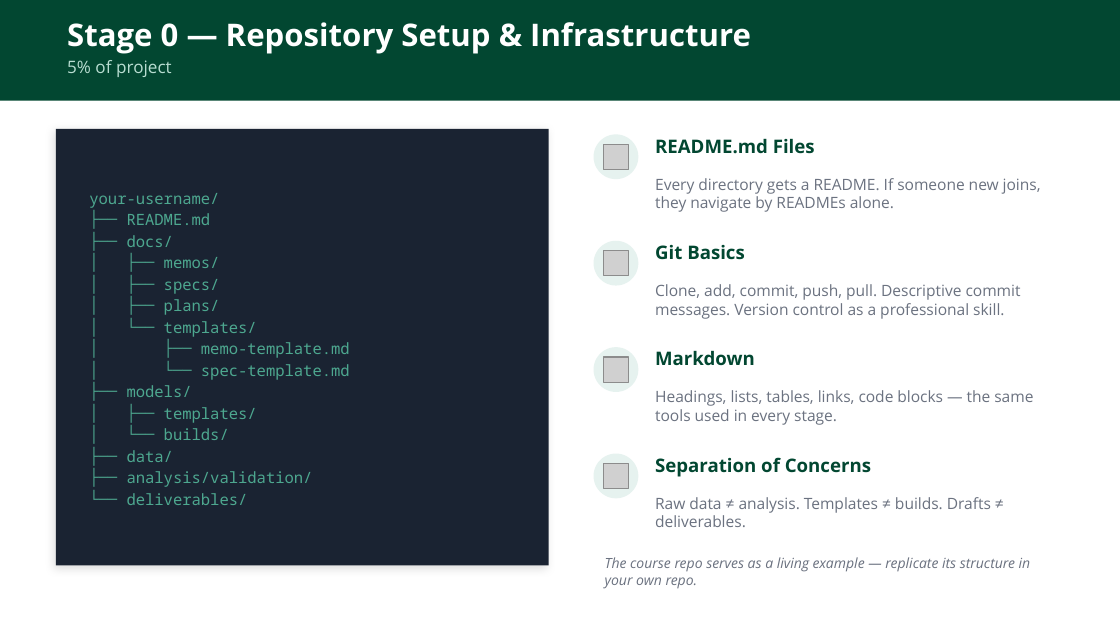
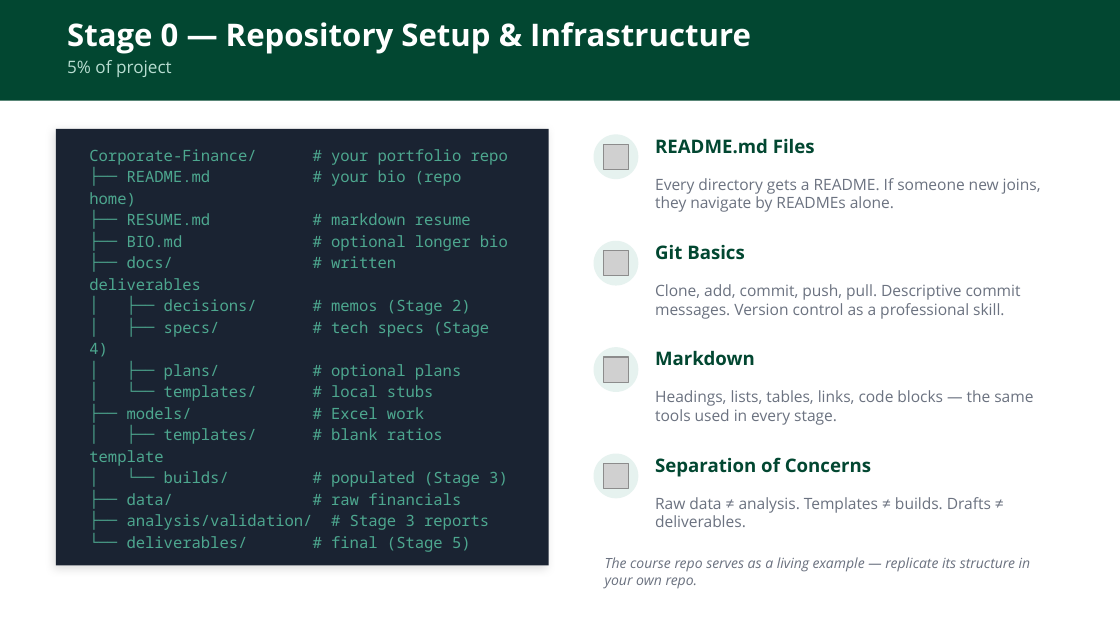
Before and after one commit to adamwstauffer/shidler, a slide deck: slide 7 of courses/BUS-629-VEMBA-International-Corporate-Finance/BUS629_AI_Ratios_Project.pptx (slide 5 before the commit). Drawn at 1120x630 pixels with LibreOffice and Linux fonts; fonts in the diff are those of the drawing; grey boxes stand for pictures. Boxes give left, top, right and bottom in pixels: in the first picture for what was removed or moved away, otherwise in the second. Text is boxed around its words. In the diff, an @@ line names an element or a change of style, - is before the commit and + after.

```diff
--- a/courses/BUS-629-VEMBA-International-Corporate-Finance/BUS629_AI_Ratios_Project.pptx
+++ b/courses/BUS-629-VEMBA-International-Corporate-Finance/BUS629_AI_Ratios_Project.pptx
@@ text at (x1=89, y1=149, x2=508, y2=552): text changed @@
-your-username/
-├── README.md
-├── docs/
-│ ├── memos/
-│ ├── specs/
-│ ├── plans/
-│ └── templates/
-│ ├── memo-template.md
-│ └── spec-template.md
-├── models/
-│ ├── templates/
-│ └── builds/
-├── data/
-├── analysis/validation/
-└── deliverables/
+Corporate-Finance/ # your portfolio repo
+├── README.md # your bio (repo home)
+├── RESUME.md # markdown resume
+├── BIO.md # optional longer bio
+├── docs/ # written deliverables
+│ ├── decisions/ # memos (Stage 2)
+│ ├── specs/ # tech specs (Stage 4)
+│ ├── plans/ # optional plans
+│ └── templates/ # local stubs
+├── models/ # Excel work
+│ ├── templates/ # blank ratios template
+│ └── builds/ # populated (Stage 3)
+├── data/ # raw financials
+├── analysis/validation/ # Stage 3 reports
+└── deliverables/ # final (Stage 5)
```
Also in this commit, not shown: 1 other slide changed, 7 slides added, 1 other file.
